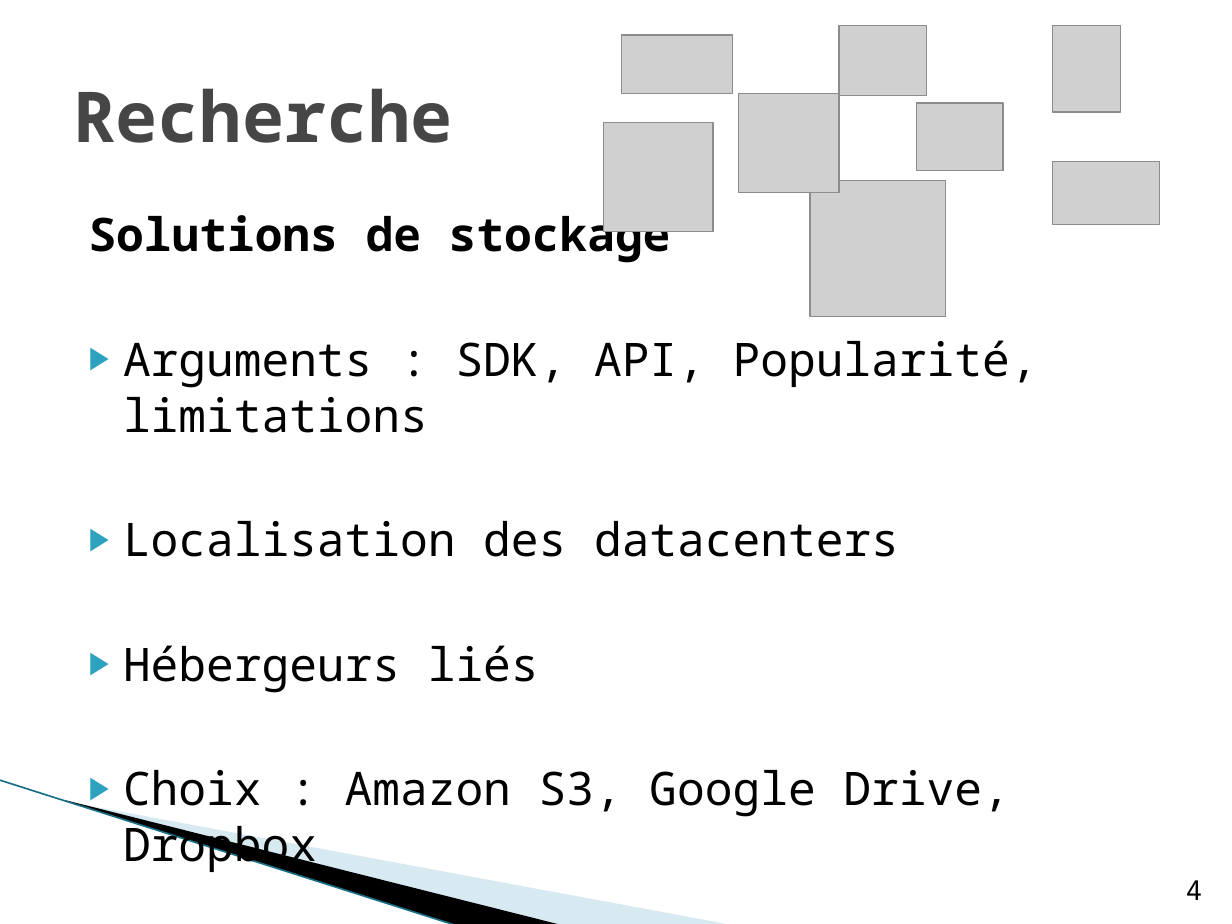
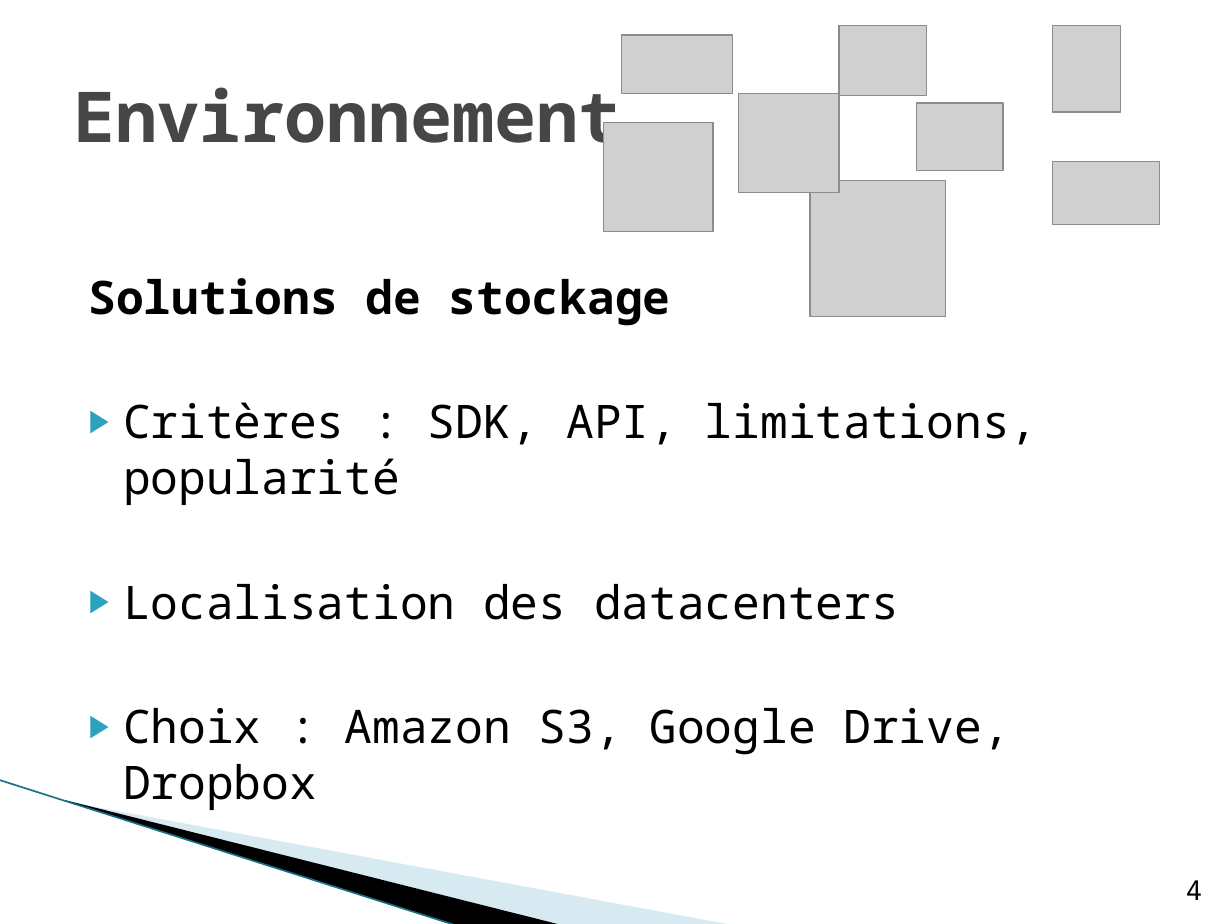
Before and after one commit to hyptos/kyd, a slide deck: slide 4 of docs/TER.pptx. Drawn at 1232x924 pixels with LibreOffice and Linux fonts; fonts in the diff are those of the drawing; grey boxes stand for pictures; background and template pictures are left out. Boxes give left, top, right and bottom in pixels: in the first picture for what was removed or moved away, otherwise in the second. Text is boxed around its words. In the diff, an @@ line names an element or a change of style, - is before the commit and + after.

```diff
--- a/docs/TER.pptx
+++ b/docs/TER.pptx
@@ title at (x1=74, y1=87, x2=621, y2=160): text changed @@
-Recherche
+Environnement
@@ text at (x1=123, y1=402, x2=1038, y2=505): text changed @@
-▶ Arguments : SDK, API, Popularité, limitations
+▶ Critères : SDK, API, limitations, popularité
@@ text at (x1=428, y1=645, x2=539, y2=682): paragraph removed @@
-▶ Hébergeurs liés
```
Also in this commit, not shown: 11 other slides changed, 1 slide added, 3 slides removed.
